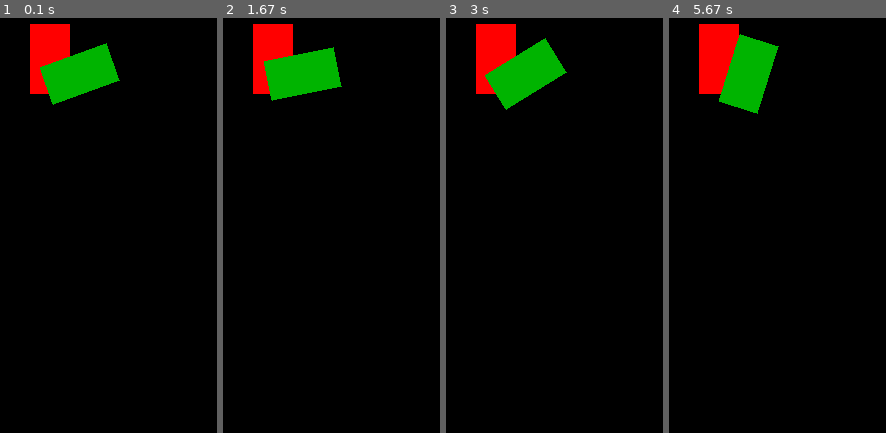
Above: before the commit, frames 1-4 (left to right).
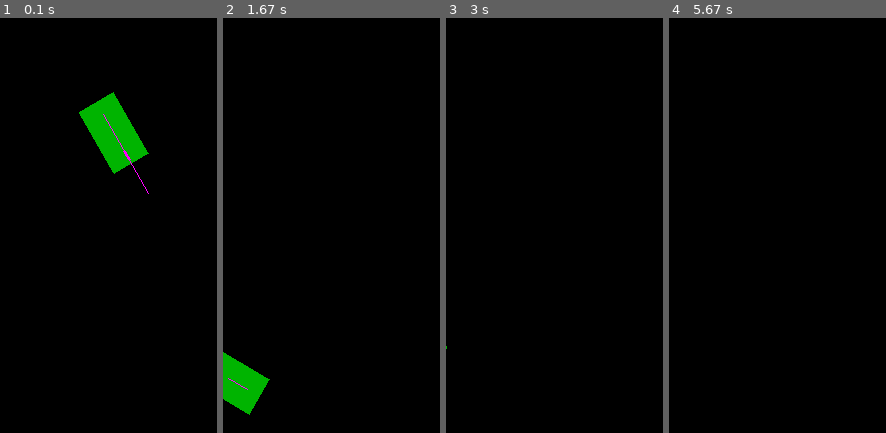
Above: after the commit, the same moments.

Repository: jacob-miller-hq/Intersection-Project
Game: pygame game, started from intersection-game.py
Two runs of this game, one before a commit and one after it. Both use one fixed random seed, a clock stepped at 60 frames per second and the inputs below.
Inputs:
- Up to frame 1 (0.1 s): no input
- Up to frame 2 (1.67 s): hold Right 0.33-0.8 s; hold Up 0.83-1.13 s; hold Right 1.17-1.63 s
- Up to frame 3 (3 s): hold Left 1.67-2.2 s; hold Down 2.23-2.53 s
- Up to frame 4 (5.67 s): hold Up 3-3.37 s

The runs differ from the first frame. In frame 1, 8.5% of the frame differs, in the area x 13-69%, y 1-43%; in frame 2, 7.2%; in frame 3, 5.5%; in frame 4, 5.7%.

Commit message:
setup basic control scheme

Diff:
--- a/intersection-game.py
+++ b/intersection-game.py
@@ -14,6 +14,8 @@
 
 import sys, math, pygame
 
+DEBUG = True
+
 def deg2rad(deg):
     return deg / 180 * math.pi
 
@@ -23,21 +25,62 @@
         self.width = 40
         self.length = 70
         self.center = pygame.math.Vector2(80, 80)
-        self.angle = 60
+        self.angle = -30
         self.color = (0, 180, 0)
+        self.speed = 10
+        self.turn = 0
+        self.ACC = 0.1
+        self.BRAKE = 0.3
+        self.TURN_SPEED = 0.05
+        self.MAX_TURN = 1
+        self.MAX_SPEED = 100
+        self.DRAG = 0.98
+        self.STRAIGHTENING = 0.95
 
-        h_width = self.width / 2
-        h_length = self.length / 2
         self.shape = [
-            pygame.math.Vector2(-h_width, -h_length),
-            pygame.math.Vector2(h_width, -h_length),
-            pygame.math.Vector2(h_width, h_length),
-            pygame.math.Vector2(-h_width, h_length)
+            pygame.math.Vector2(-0.5 * self.width, -0.2 * self.length),
+            pygame.math.Vector2(0.5 * self.width, -0.2 * self.length),
+            pygame.math.Vector2(0.5 * self.width, 0.8 * self.length),
+            pygame.math.Vector2(-0.5 * self.width, 0.8 * self.length)
         ]
+
+    def update(self, keys=None):
+        self.speed *= self.DRAG
+        self.turn *= self.STRAIGHTENING
+        if keys != None:
+            if pygame.K_DOWN in keys and keys[pygame.K_DOWN]:
+                self.speed -= self.BRAKE
+                if self.speed < 0:
+                    self.speed = 0
+            elif pygame.K_UP in keys and keys[pygame.K_UP]:
+                self.speed += self.ACC
+                if self.speed > self.MAX_SPEED:
+                    self.speed = self.MAX_SPEED
+            if pygame.K_LEFT in keys and keys[pygame.K_LEFT]:
+                self.turn -= self.TURN_SPEED
+                if self.turn < -self.MAX_TURN:
+                    self.turn = -self.MAX_TURN
+            if pygame.K_RIGHT in keys and keys[pygame.K_RIGHT]:
+                self.turn += self.TURN_SPEED
+                if self.turn > self.MAX_TURN:
+                    self.turn = self.MAX_TURN
+
+        self.angle += self.turn * self.speed
+        velocity = pygame.math.Vector2(0, self.speed).rotate(self.angle)
+        self.center += velocity
+
+        # TODO: collision detection. Might not be done right here though
+
 
     def draw(self, surface):
         points = [vertex.rotate(self.angle) + self.center for vertex in self.shape]
         pygame.draw.polygon(surface, self.color, points)
+        if DEBUG:
+            direction = pygame.math.Vector2(0, 1).rotate(self.angle)
+            velocity = self.speed * direction
+            pygame.draw.line(surface, (255, 0, 255), self.center, self.center + 10 * velocity, 1)
+            frontCenter = self.center + 0.6 * self.length * direction
+            pygame.draw.line(surface, (255, 0, 255), frontCenter, frontCenter + 10 * direction.rotate(self.turn * 20), 3)
 
 class IntersectionGame:
     def __init__(self):
@@ -46,6 +89,7 @@
         self.screen = pygame.display.set_mode(size)
         # TODO: this should be a sprite group
         self.cars = [Car()]
+        self.keys = {}
 
     def gameLoop(self, fr=60):
         running = True
@@ -54,19 +98,20 @@
             for event in pygame.event.get():
                 if event.type == pygame.QUIT:
                     running = False
+                elif event.type == pygame.KEYDOWN:
+                    self.keys[event.key] = True
+                elif event.type == pygame.KEYUP:
+                    self.keys[event.key] = False
 
             # timing check
             # TODO: add a little more here to ensure consistency
             self.clock.tick(60)
             # game tick
             for car in self.cars:
-                car.angle += 2
+                car.update(self.keys)
 
             # draw everything
             self.screen.fill((0, 0, 0))
-
-            rect = pygame.Rect(30, 30, 40, 70)
-            pygame.draw.rect(self.screen, (255, 0, 0), rect)
 
             for car in self.cars:
                 car.draw(self.screen)
